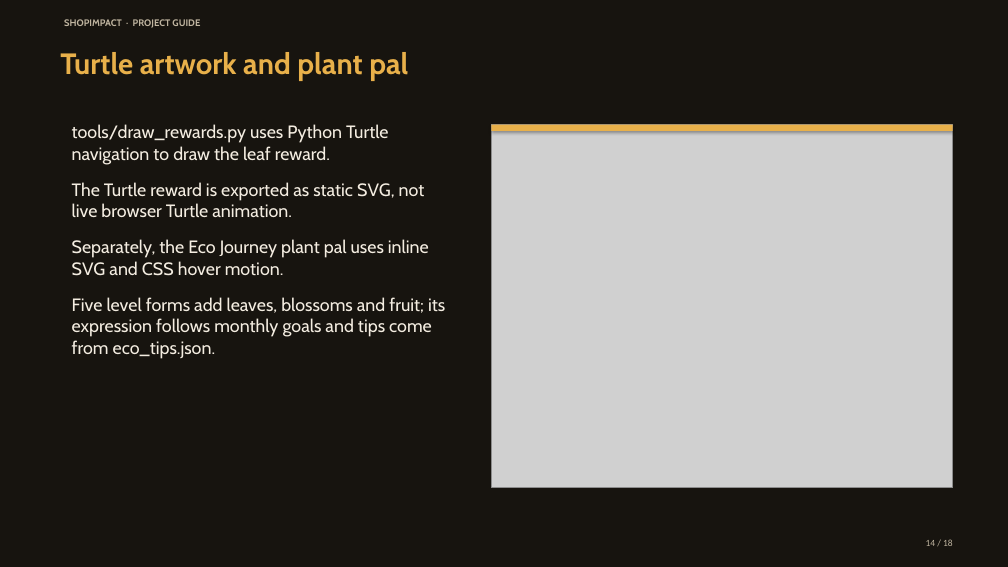
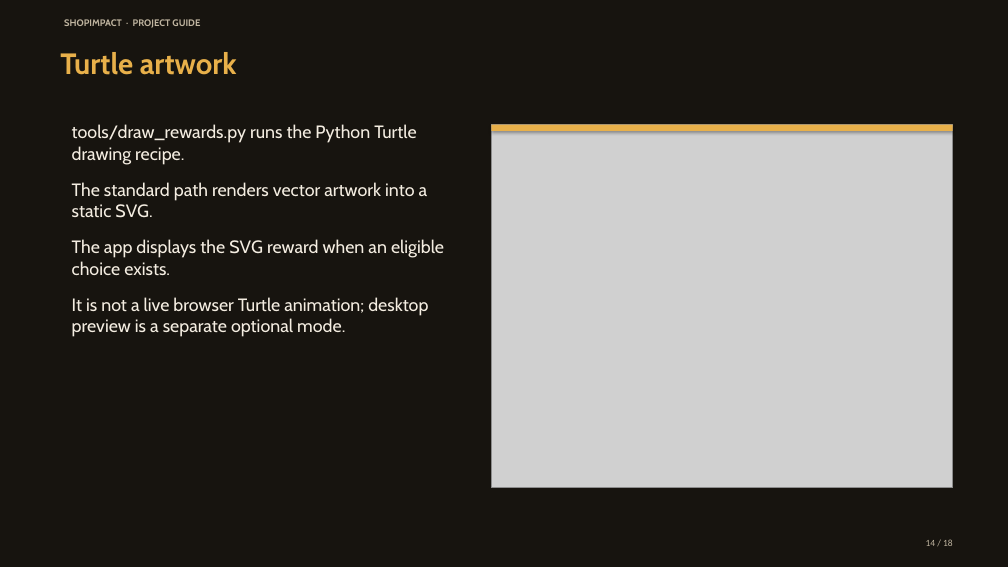
Before and after one commit to kavin-beep/IDAI102_1000527_ShopImpactAI_Kavin-K, a slide deck: slide 14 of output/presentation/ShopImpact_Vibrant_Deck.pptx. Drawn at 1008x567 pixels with LibreOffice and Linux fonts; fonts in the diff are those of the drawing; grey boxes stand for pictures. Boxes give left, top, right and bottom in pixels: in the first picture for what was removed or moved away, otherwise in the second. Text is boxed around its words. In the diff, an @@ line names an element or a change of style, - is before the commit and + after.

```diff
--- a/output/presentation/ShopImpact_Vibrant_Deck.pptx
+++ b/output/presentation/ShopImpact_Vibrant_Deck.pptx
@@ text at bbox=[60, 52, 237, 75]: text changed @@
-Turtle artwork and plant pal
+Turtle artwork
@@ text at bbox=[72, 124, 444, 337]: text changed @@
-tools/draw_rewards.py uses Python Turtle navigation to draw the leaf reward.
-The Turtle reward is exported as static SVG, not live browser Turtle animation.
-Separately, the Eco Journey plant pal uses inline SVG and CSS hover motion.
-Five level forms add leaves, blossoms and fruit; its expression follows monthly goals and tips come from eco_tips.json.
+tools/draw_rewards.py runs the Python Turtle drawing recipe.
+The standard path renders vector artwork into a static SVG.
+The app displays the SVG reward when an eligible choice exists.
+It is not a live browser Turtle animation; desktop preview is a separate optional mode.
```
Also in this commit, not shown: 9 other slides changed, 27 other files.
